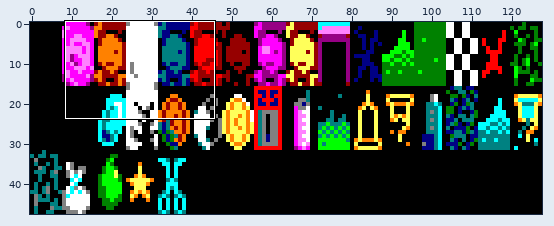
File history of a sprite sheet, gfx/work.png. The first picture is a wide view before the edit; the outline marks the close-up.
Close-up. Earlier state:
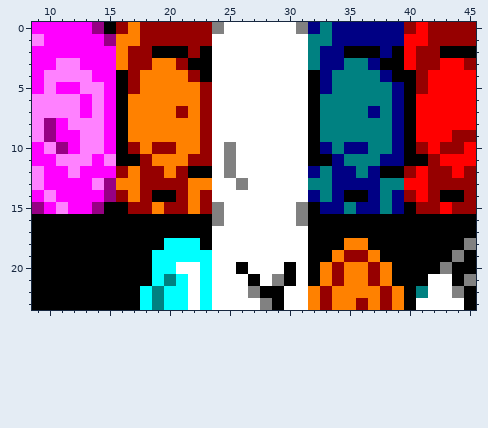
The file is 128x48 pixels. Shown: x 9..45, y 0..23.
The result:
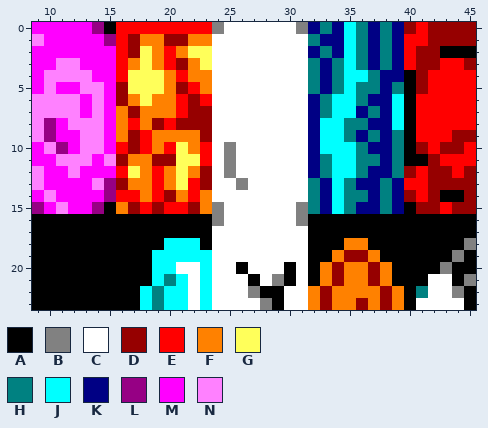
Palette (. is transparent): A #000000  B #818181  C #ffffff  D #960000  E #ff0000  F #ff8100  G #ffff5a  H #008181  J #00ffff  K #000084  L #960084  M #ff00ff  N #ff81ff
Author's note on the commit: tiles nuevos de prueba en el fondo
From old to new:
Changed rows in their new state; - is an unchanged pixel.
first column x 16:
 0 EEEEEEEE-----------JH-H-
 1 EDFF--FF---------K-JH-H-
 2 E-GFEFGG--------KH-JHKHK
 3 EFG-E-FG----------HJ--HK
 4 EGGG-EFF--------H--JJ--K
 5 DGGG-DEF--------H--J--KH
 6 D-G--EDE--------K-JJ-KKJ
 7 FD---ED---------K-JJKHKJ
 8 FE-DEDD---------KJJ--KKJ
 9 FDE-------------KJJ-K-KH
10 E-EFEG-E--------KJJJHKKH
11 DFFDDGGE--------KHJJ---H
12 EGFE-GFD----------JJ--KH
13 D-FEFGED---------KJH---K
14 EEFEDFEF--------HKJHH---
15 F-EDEEDF--------H-J-----
Boxes around the changes in both close-ups, in picture pixels (x1, y1, x2, y2):
changed: (116, 22, 212, 214)
changed: (308, 22, 404, 214)
